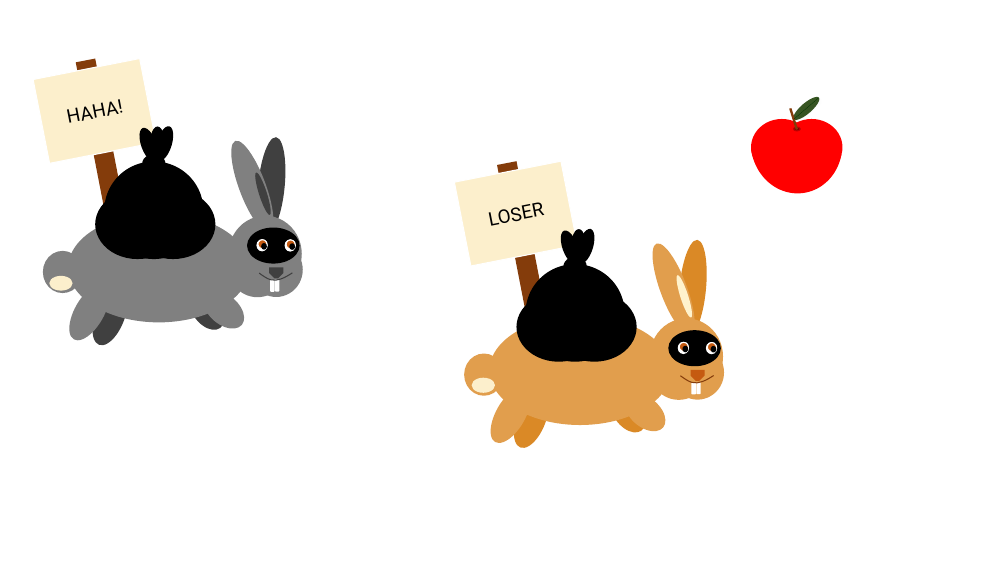
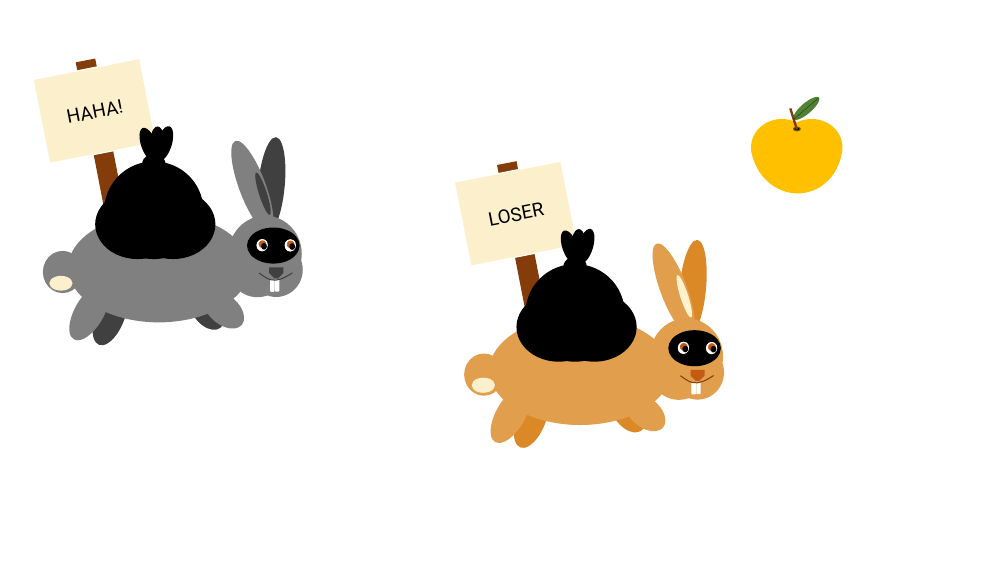
Before and after one commit to LuxiaAnon/Apple-Thieves, a slide deck: slide 2 of Illustrations/lapin [Enregistrement automatique].pptx. Drawn at 1008x567 pixels with LibreOffice and Linux fonts; fonts in the diff are those of the drawing. Boxes give left, top, right and bottom in pixels: in the first picture for what was removed or moved away, otherwise in the second. Text is boxed around its words. In the diff, an @@ line names an element or a change of style, - is before the commit and + after.

```diff
--- a/Illustrations/lapin [Enregistrement automatique].pptx
+++ b/Illustrations/lapin [Enregistrement automatique].pptx
@@ fill #FF0000 to #FFC000 in 3 elements at [781,119,843,175], [751,119,813,175], [745,88,849,199] @@
@@ ellipse at [791,93,823,123]: fill #385723 to #548235 @@
@@ ellipse at [794,127,801,131]: fill #760000 to #000000; outline #C00000 1 pt to #806000 1 pt @@
```
Also in this commit, not shown: 1 other slide changed, 5 other files.
